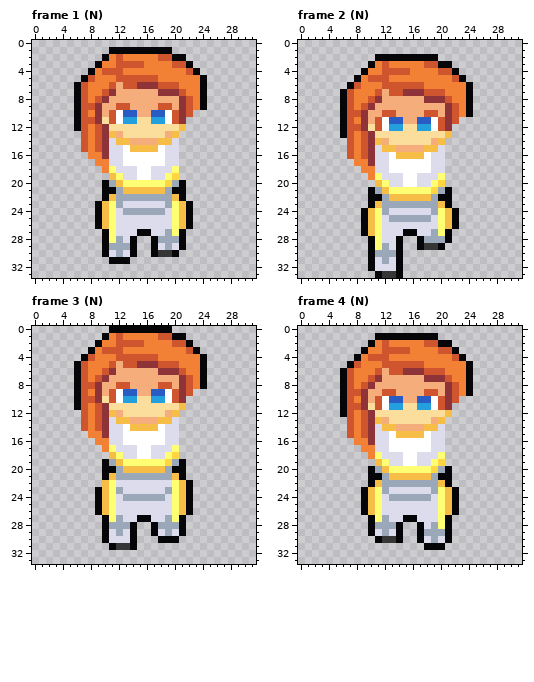
Two states of a pixel-art file, Roguelike TBS/Assets/Sprites/Aseprite Files/PaladinWalk.ase. Above, as it was before the edit.
32x34 pixels, 30 frames. Shown: frame 1 (N), frame 2 (N), frame 3 (N), frame 4 (N). The commit also changed other frames, which this record leaves out.
Now the later version:
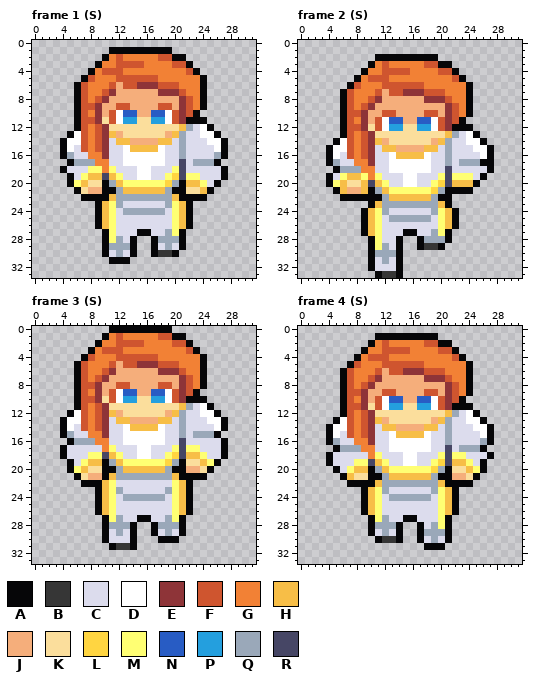
Palette (. is transparent): A #060608  B #363636  C #dcdced  D #ffffff  E #8e3438  F #cf552f  G #f28135  H #f7be47  J #f5ae7b  K #fbde9c  L #ffd541  M #ffff73  N #285cc4  P #249fde  Q #9aa8b9  R #464665
Diff:
layer "Front Arm" now shown
Changed rows in their new state; - is an unchanged pixel.
Frame 1 (S), layer "Front Arm":
first column x 4:
10 -------------------A----
11 ------------------AAA---
12 ------------------QCDA--
13 -AD--------------QCCDDA-
14 ADD--------------QCCCDDA
15 ADC--------------QCCCCDA
16 AQCC-------------QCCCCQA
17 -AQQQ------------RCQQQA-
18 ACCCMM-----------RCCCCCA
19 -ACMHHR----------RMMCCCA
20 -AMHKK------------HHMCA-
21 --AKJJ------------KKHA--
22 ---AAA------------AAA---
Frame 2 (S), layer "Front Arm":
first column x 4:
11 -------------------A----
12 ------------------AAA---
13 ------------------QCDA--
14 -AD--------------QCCDDA-
15 ADD--------------QCCCDDA
16 ADC--------------QCCCCDA
17 AQCC-------------QCQQQAA
18 -AQQQ------------RCCCCCA
19 ACMHHM-----------RMMMCA-
20 AMHKKHR----------RHHHA--
21 -AHJJH------------AAA---
22 --AAAA------------------
Frame 3 (S), layer "Front Arm":
first column x 4:
 9 -------------------A----
10 ------------------AAA---
11 ------------------QCDA--
12 -AD--------------QCCDDA-
13 ADD--------------QCCCDDA
14 ADC--------------QCCCCDA
15 AQCC-------------QCQQQA-
16 -AQQQ------------RCCCCCA
17 ACCCCC-----------RMMCCCA
18 ACCCMMR----------RHHMCCA
19 -ACMHH------------KKHMA-
20 -AMHKK------------JJKA--
21 --AKJJ------------AAA---
22 ---AAA------------------
Frame 4 (S), layer "Front Arm":
first column x 4:
10 -------------------A----
11 ------------------AAA---
12 ------------------QCDA--
13 -AD--------------QCCDDA-
14 ADD--------------QCCCDDA
15 ADC--------------QCCCCDA
16 AQCC-------------QCCCCQA
17 -AQQQ------------RCQQQA-
18 ACCCCC-----------RMMCCCA
19 ACCCMMR----------RHHMCA-
20 -ACMHH------------KKHMA-
21 --AHKK------------JJKA--
22 ---AAA------------AAA---
